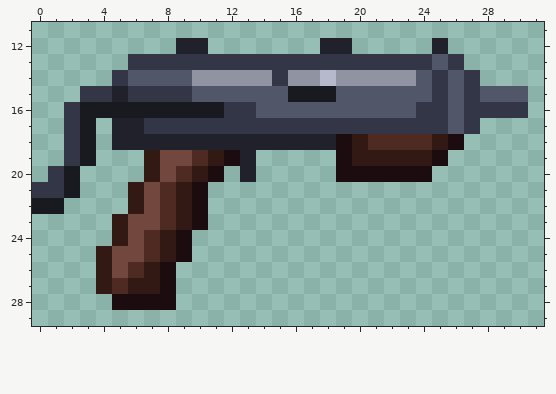
Pixel-art sprite, stored at Resources/Textures/SS220/Objects/Weapons/Guns/SMGs/saber.rsi/bolt-open.png. The first picture shows the starting point.
The file is 32x32 pixels. Shown: x 0..31, y 11..29.
The result:
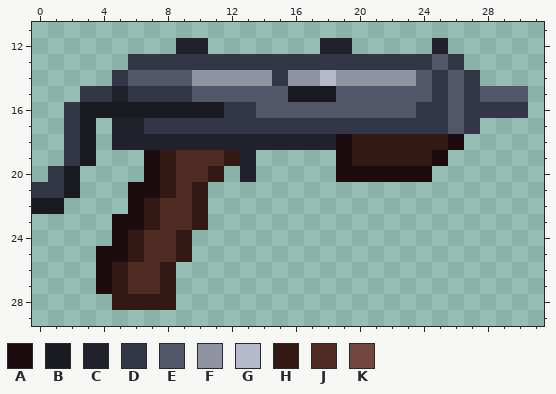
Palette (. is transparent): A #1c0c0f  B #191a1f  C #20212b  D #333646  E #525669  F #9093a1  G #b6b9cb  H #331913  J #4e2a22  K #72473d
Edits made:
Colour A replaces colour H in rows 19 to 20 at x 7; in rows 21 to 22 at x 6; in rows 23 to 24 at x 5; in rows 25 to 27 at x 4.
Colour A replaces colour K in row 21 at x 7; in row 23 at x 6; in row 25 at x 5.
Colour H replaces colour A in row 19 at x 12; in row 20 at x 11; in rows 21 to 23 at x 10; in rows 24 to 25 at x 9; in rows 26 to 27 at x 8; in row 28 at x 5 to 8.
Colour H replaces colour J in row 18 at x 21 to 24; in row 21 at x 8; in row 27 at x 5.
Colour H replaces colour K in rows 19 to 20 at x 8; in rows 22 to 23 at x 7; in rows 24 to 25 at x 6; in row 26 at x 5.
Colour J replaces colour H in row 19 at x 11; in row 20 at x 10; in rows 21 to 23 at x 9; in rows 24 to 25 at x 8; in row 26 at x 7; in row 27 at x 6 to 7.
Colour J replaces colour K in row 19 at x 9.
Changed places in both pictures, as pixel boxes (x1, y1, x2, y2):
changed: (368, 134, 432, 150)
changed: (96, 150, 240, 310)
